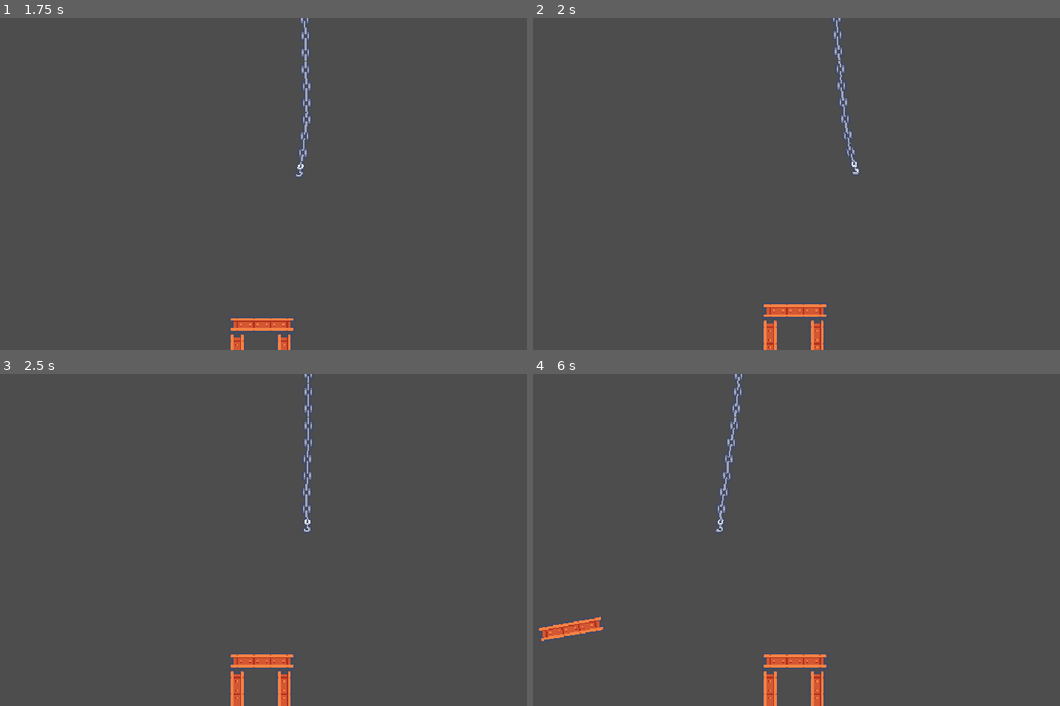
Above: before the commit, frames 1-4 (two rows, left to right).
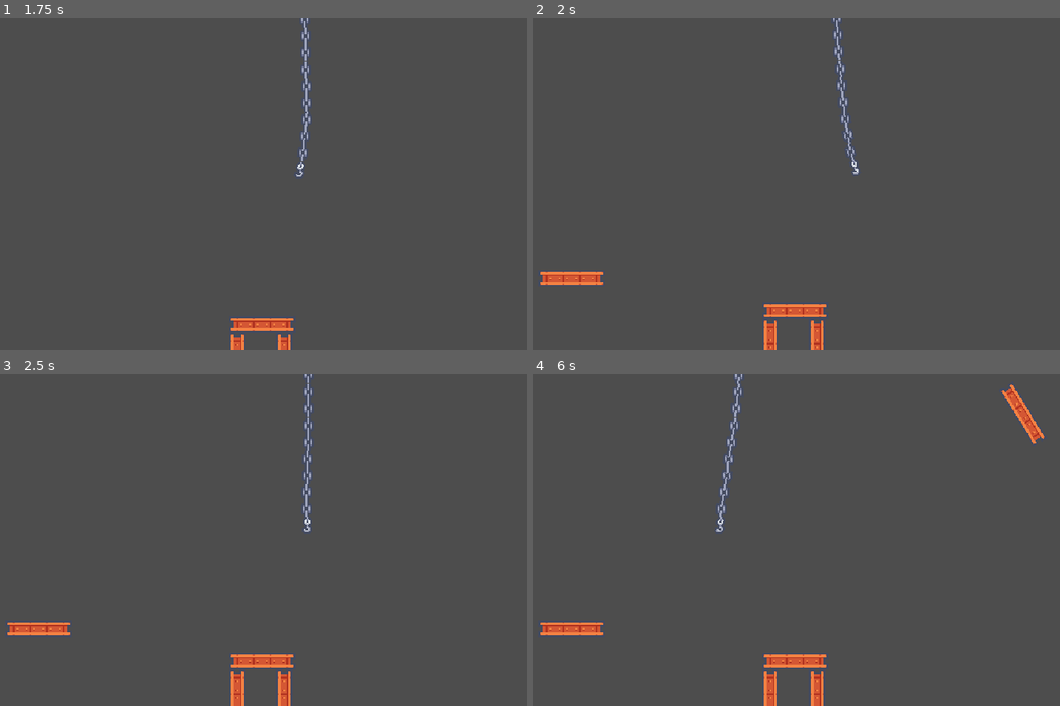
Above: after the commit, the same moments.

Repository: HeadPanda/tower-crane
Game: Godot game, scene res://scenes/main_scenes/level.tscn
Two runs of this game, one before a commit and one after it. Both use one fixed random seed, a clock stepped at 60 frames per second and the inputs below.
Inputs:
- Up to frame 1 (1.75 s): tap Enter at 0.5 s; hold D (move_right) 0.53-1.28 s; tap Space (attach) at 0.6, 1.35 s; hold Ctrl (move_down) from 1.28 s (still down)
- Up to frame 2 (2 s): keep holding Ctrl (move_down)
- Up to frame 3 (2.5 s): release Ctrl (move_down) at 2.03 s; hold D (move_right) from 2.03 s (still down); tap Space (attach) at 2.1 s
- Up to frame 4 (6 s): release D (move_right) at 2.78 s; hold Shift (move_up) 2.78-3.53 s; tap Space (attach) every 0.75 s from 2.85 to 5.85 s; hold A (move_left) 3.53-5.03 s; hold Ctrl (move_down) 5.03-5.78 s; hold D (move_right) from 5.78 s (still down)

Frame 1 is identical in both runs. In frame 2, 0.5% of the frame differs, in the area x 1-14%, y 76-81%; in frame 3, 0.4%; in frame 4, 0.8%, in the area x 1-98%, y 3-81%.

Commit message:
Adjust spawn delays

Diff:
--- a/scenes/blocks/block_spawner.gd
+++ b/scenes/blocks/block_spawner.gd
@@ -11,15 +11,18 @@
 
 
 func _ready() -> void:
-	spawn_timer.wait_time = spawn_delay + randf_range(-1.0, spawn_delay_variance)
+	spawn_timer.wait_time = spawn_delay + randf_range(-spawn_delay, spawn_delay_variance)
 	spawn_timer.start()
 
 func _on_spawn_timer_timeout() -> void:
-	spawn_timer.wait_time = spawn_delay + randf_range(0, spawn_delay_variance)
+	spawn_timer.wait_time = spawn_delay + randf_range(-1.0, spawn_delay_variance)
 	await get_tree().physics_frame
 	if area_2d.has_overlapping_bodies() or area_2d.has_overlapping_areas():
 		return
+	spawn()
 
+
+func spawn() -> void:
 	var random_block: RigidBody2D = block_types.pick_random().instantiate()
 
 	if len(rotations) > 0:
--- a/scenes/blocks/block_spawner.tscn
+++ b/scenes/blocks/block_spawner.tscn
@@ -9,7 +9,7 @@
 [node name="BlockSpawner" type="Node2D"]
 script = ExtResource("1_q70j1")
 block_types = Array[PackedScene]([ExtResource("2_jfi4h")])
-rotations = Array[float]([0.0, 45.0, 90.0, 180.0, 270.0, -45.0, -90.0, -180.0])
+rotations = Array[float]([0.0, 45.0, 90.0, 180.0, 270.0, -45.0, -90.0, -180.0, 0.0, 0.0, 0.0])
 
 [node name="Area2D" type="Area2D" parent="."]
 collision_layer = 16
